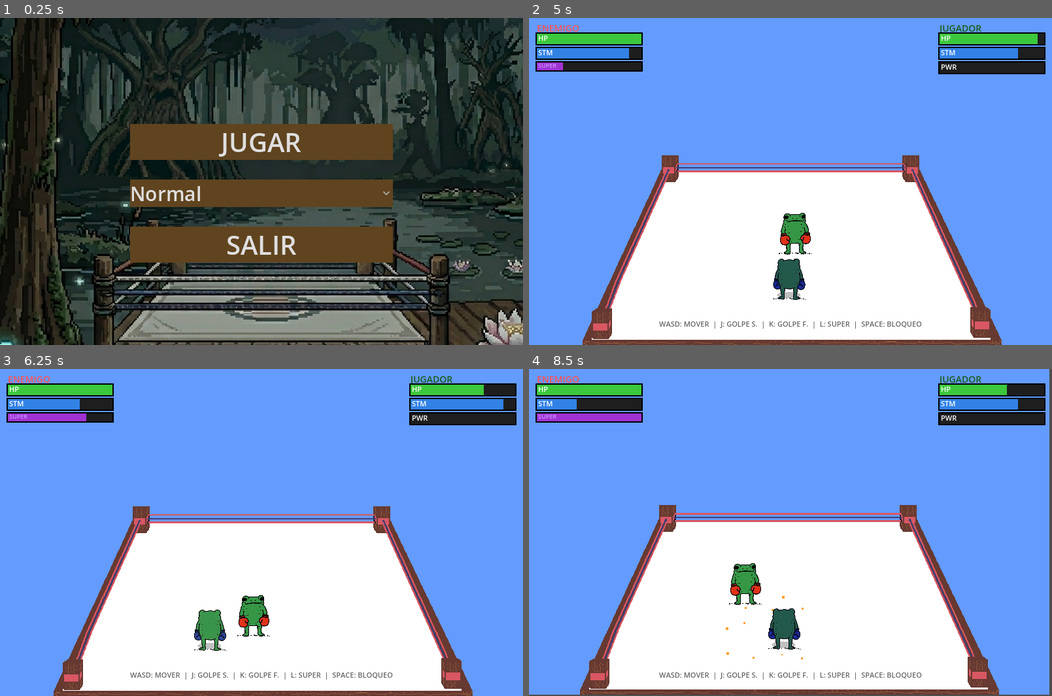
Above: before the commit, frames 1-4 (two rows, left to right).
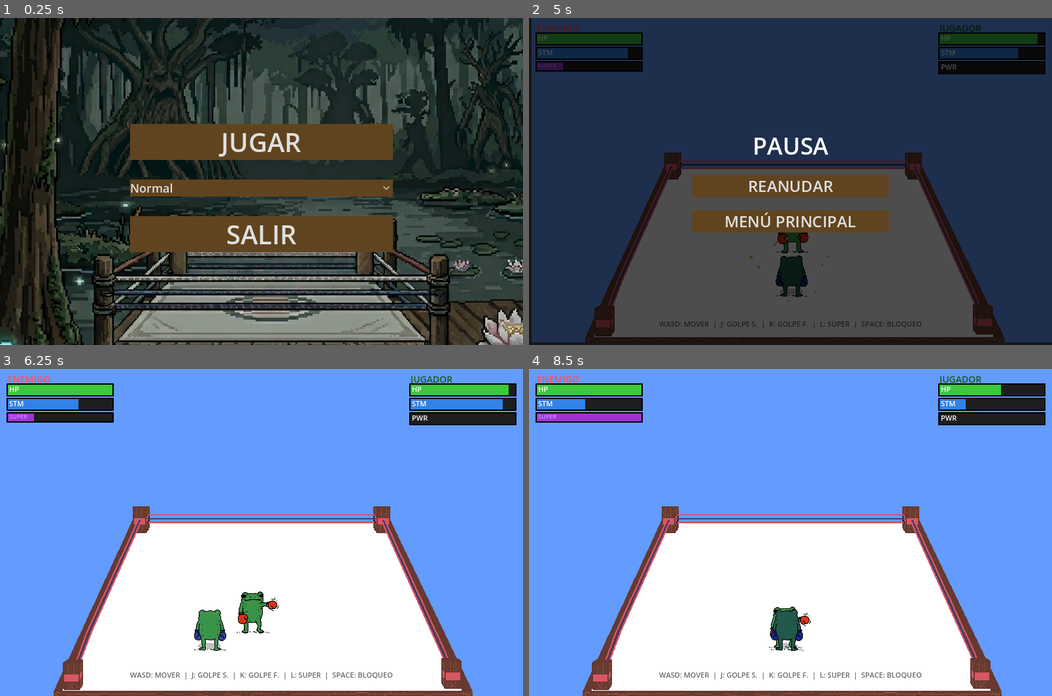
Above: after the commit, the same moments.

Repository: pperez227/GameJam_EA
Game: Godot game, scene res://scenes/Menu.tscn
Two runs of this game, one before a commit and one after it. Both use one fixed random seed, a clock stepped at 60 frames per second and the inputs below. Sound files missing from this copy of the repository are replaced by a short silence.
Inputs (mouse positions are in pixels of both pictures, inside the frame that each line leads up to):
- Up to frame 1 (0.25 s): no input
- Up to frame 2 (5 s): click "JUGAR" at 0.5 s; tap Enter (restart) at 1.25, 4.25 s; hold D (move_right) 1.28-2.03 s; hold Space (block) 1.28-2.03 s; hold S (move_down) 2.03-2.78 s; tap Space (block) at 2.1, 3.8 s; hold D (move_right) 2.78-3.53 s; hold Space (block) 2.78-3.53 s; tap K (hard_attack) at 2.85 s; hold W (move_up) 3.53-4.28 s; tap F (qte_f) at 3.6 s; hold A (move_left) from 4.28 s (still down); hold Space (block) from 4.28 s (still down); tap G (qte_g) at 4.35 s; tap Escape (ui_cancel) at 4.9 s
- Up to frame 3 (6.25 s): release A (move_left) at 5 s; release Space (block) at 5 s; click (261, 535) at 5 s, where only the run after the commit has a clickable "REANUDAR"; hold A (move_left) from 5.78 s (still down); tap H (qte_h) at 5.85 s; tap Space (block) at 6.05 s
- Up to frame 4 (8.5 s): release A (move_left) at 6.53 s; hold S (move_down) 6.53-7.28 s; hold Space (block) 6.53-7.28 s; tap J (soft_attack) at 6.6 s; hold D (move_right) 7.28-8.03 s; tap L (special) at 7.35 s; tap Space (block) at 7.55 s; hold W (move_up) from 8.03 s (still down); hold Space (block) from 8.03 s (still down)

The runs differ from the first frame. In frame 1, 5.4% of the frame differs, in the area x 24-76%, y 50-75%; in frame 2, 98%, in the area x 0-100%, y 0-100%; in frame 3, 0.8%; in frame 4, 6.1%.

Commit message:
feat: Add main menu scene, implement enemy AI logic, and create game manager script.

Diff:
--- a/scenes/Menu.tscn
+++ b/scenes/Menu.tscn
@@ -57,14 +57,14 @@
 
 [node name="DifficultyOption" type="OptionButton" parent="VBoxContainer"]
 layout_mode = 2
-theme_override_font_sizes/font_size = 30
+theme_override_font_sizes/font_size = 18
 theme_override_styles/normal = SubResource("StyleBoxFlat_diff")
 item_count = 3
-selected = 1
-popup/item_0/text = "Fácil"
-popup/item_1/text = "Normal"
+selected = 0
+popup/item_0/text = "Normal"
+popup/item_1/text = "Difícil"
 popup/item_1/id = 1
-popup/item_2/text = "Difícil"
+popup/item_2/text = "Extremo"
 popup/item_2/id = 2
 
 [node name="Button3" type="Button" parent="VBoxContainer"]
--- a/scripts/enemy_ai.gd
+++ b/scripts/enemy_ai.gd
@@ -61,21 +61,21 @@
 	enemy = get_parent() as CharacterBody2D
 	# Apply difficulty settings
 	var diff: int = GameSettings.difficulty
-	if diff == 0:  # Fácil
-		between_combo_cooldown = 1.0
-		max_combo_hits = 1
-		diff_block_chance = 0.0
-		base_aggression = 0.25
-	elif diff == 2:  # Difícil
+	if diff == 0:  # Normal
+		between_combo_cooldown = 0.5
+		max_combo_hits = 3
+		diff_block_chance = 0.4
+		base_aggression = 0.55
+	elif diff == 2:  # Extremo
 		between_combo_cooldown = 0.25
 		max_combo_hits = 4
 		diff_block_chance = 0.7
 		base_aggression = 0.85
-	else:  # Normal (default)
-		between_combo_cooldown = 0.5
+	else:  # Difícil
+		between_combo_cooldown = 0.35
 		max_combo_hits = 3
-		diff_block_chance = 0.4
-		base_aggression = 0.55
+		diff_block_chance = 0.55
+		base_aggression = 0.70
 
 func set_player_reference(p: CharacterBody2D) -> void:
 	player = p
--- a/scripts/game_manager.gd
+++ b/scripts/game_manager.gd
@@ -33,7 +33,13 @@
 var combo_note_sfx: Dictionary = {}
 var qte_sequence_cache: Array[String] = []
 
+# Pause menu
+var pause_layer: CanvasLayer
+var pause_panel: ColorRect
+var is_paused: bool = false
+
 func _ready() -> void:
+	process_mode = Node.PROCESS_MODE_ALWAYS
 	# Get references from sibling nodes (all already initialized)
 	player = get_parent().get_node("Player")
 	enemy = get_parent().get_node("Enemy")
@@ -110,7 +116,12 @@
 	player.attack_launched.connect(_on_player_attack_launched)
 	enemy.enemy_attack_launched.connect(_on_enemy_attack_launched)
 
+	# Build pause menu
+	_build_pause_menu()
+
 func _process(_delta: float) -> void:
+	if is_paused:
+		return
 	if state == GameState.FIGHTING:
 		_update_hud()
 		_check_power_pulse()
@@ -300,3 +311,85 @@
 	player_node.stream = stream
 	add_child(player_node)
 	return player_node
+
+# ── Pause menu ──────────────────────────────────────────────────
+func _build_pause_menu() -> void:
+	pause_layer = CanvasLayer.new()
+	pause_layer.name = "PauseLayer"
+	pause_layer.layer = 10
+	pause_layer.process_mode = Node.PROCESS_MODE_ALWAYS
+	add_child(pause_layer)
+
+	# Dark overlay
+	pause_panel = ColorRect.new()
+	pause_panel.name = "PausePanel"
+	pause_panel.color = Color(0, 0, 0, 0.7)
+	pause_panel.anchors_preset = Control.PRESET_FULL_RECT
+	pause_panel.set_anchors_and_offsets_preset(Control.PRESET_FULL_RECT)
+	pause_panel.visible = false
+	pause_layer.add_child(pause_panel)
+
+	# Centered VBox
+	var vbox = VBoxContainer.new()
+	vbox.set_anchors_and_offsets_preset(Control.PRESET_CENTER)
+	vbox.offset_left = -150
+	vbox.offset_right = 150
+	vbox.offset_top = -80
+	vbox.offset_bottom = 80
+	vbox.add_theme_constant_override("separation", 20)
+	pause_panel.add_child(vbox)
+
+	# Title
+	var title = Label.new()
+	title.text = "PAUSA"
+	title.horizontal_alignment = HORIZONTAL_ALIGNMENT_CENTER
+	title.add_theme_font_size_override("font_size", 36)
+	title.add_theme_color_override("font_color", Color.WHITE)
+	vbox.add_child(title)
+
+	# Resume button
+	var btn_resume = Button.new()
+	btn_resume.text = "REANUDAR"
+	btn_resume.add_theme_font_size_override("font_size", 24)
+	var style_resume = StyleBoxFlat.new()
+	style_resume.bg_color = Color(0.376, 0.267, 0.123, 1)
+	btn_resume.add_theme_stylebox_override("normal", style_resume)
+	btn_resume.pressed.connect(_on_resume_pressed)
+	vbox.add_child(btn_resume)
+
+	# Main menu button
+	var btn_menu = Button.new()
+	btn_menu.text = "MENÚ PRINCIPAL"
+	btn_menu.add_theme_font_size_override("font_size", 24)
+	var style_menu = StyleBoxFlat.new()
+	style_menu.bg_color = Color(0.376, 0.267, 0.123, 1)
+	btn_menu.add_theme_stylebox_override("normal", style_menu)
+	btn_menu.pressed.connect(_on_menu_pressed)
+	vbox.add_child(btn_menu)
+
+func _unhandled_input(event: InputEvent) -> void:
+	if event.is_action_pressed("ui_cancel"):
+		if state == GameState.GAME_OVER:
+			return
+		if is_paused:
+			_resume_game()
+		else:
+			_pause_game()
+		get_viewport().set_input_as_handled()
+
+func _pause_game() -> void:
+	is_paused = true
+	pause_panel.visible = true
+	get_tree().paused = true
+
+func _resume_game() -> void:
+	is_paused = false
+	pause_panel.visible = false
+	get_tree().paused = false
+
+func _on_resume_pressed() -> void:
+	_resume_game()
+
+func _on_menu_pressed() -> void:
+	_resume_game()
+	get_tree().change_scene_to_file("res://scenes/Menu.tscn")
